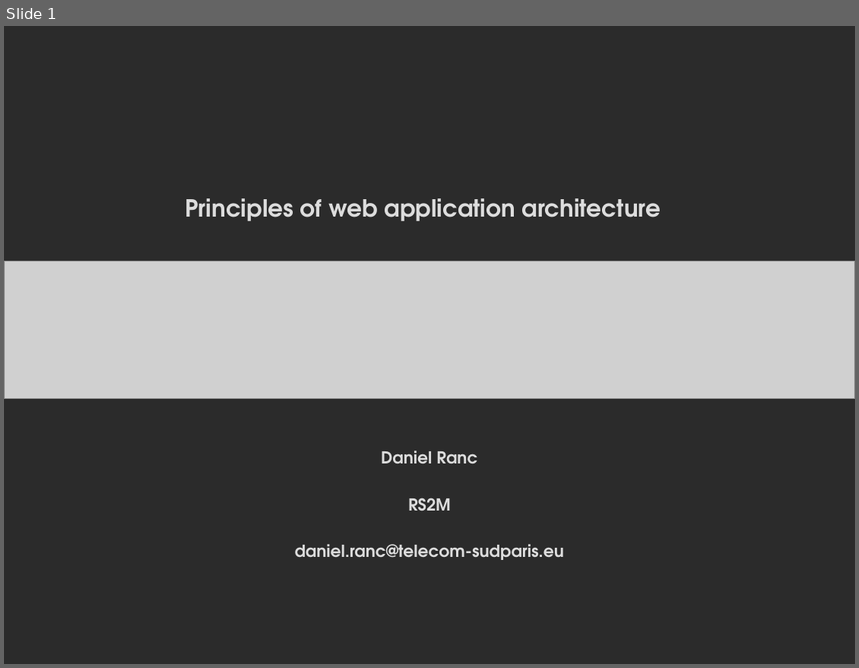
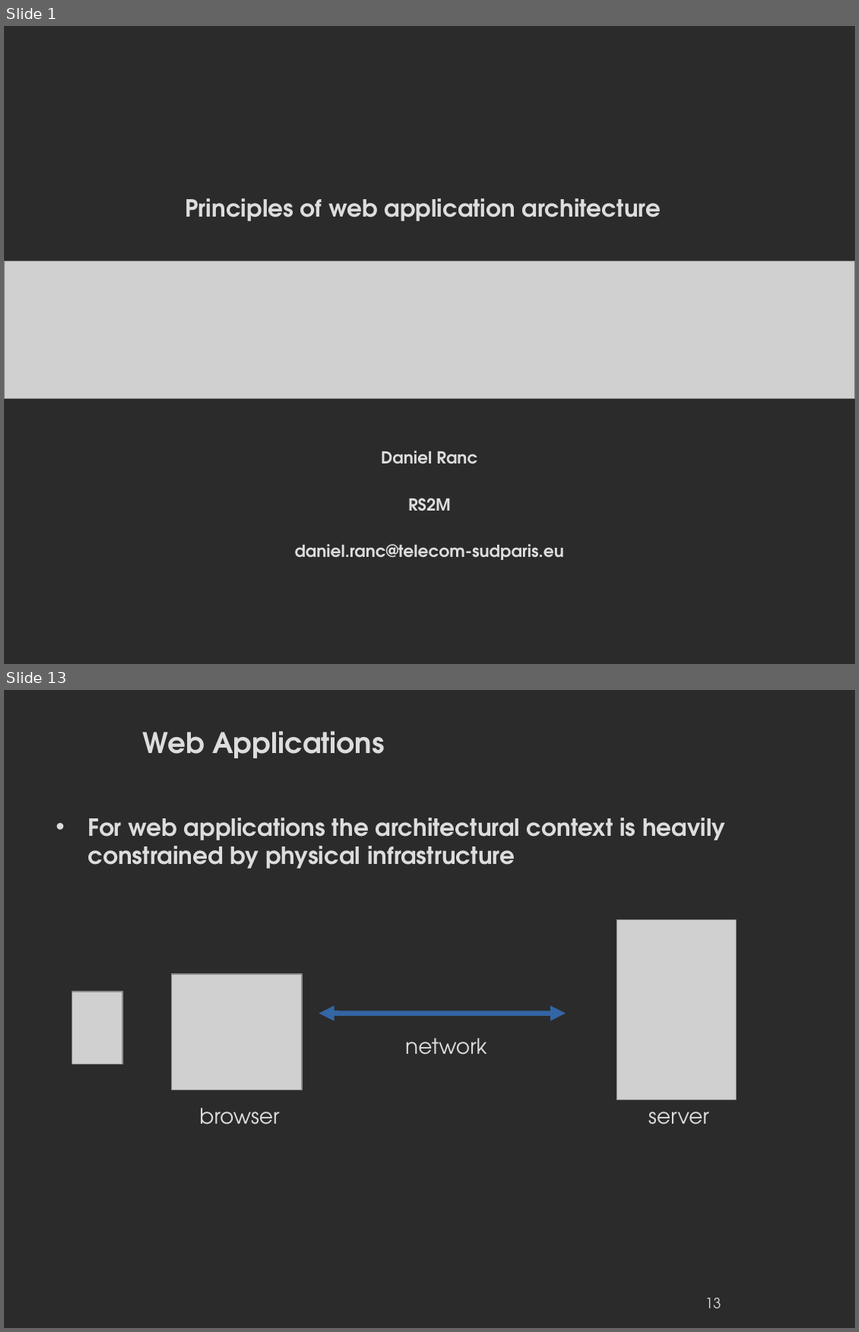
Before and after one commit to danielausparis/arch, a slide deck: archi-web.odp. Shown one above the other, each under a label of ours: slide 1 before the commit, slides 1 and 13 after it; the slides between them are not shown. The pictures are 859x668 and 859x1332 pixels, drawn with LibreOffice and Linux fonts; fonts in the diff are those of the drawing; grey boxes stand for pictures; background and template pictures are left out; a plain dark background stands for a picture behind light text. Boxes give left, top, right and bottom in pixels: in the first picture for what was removed or moved away, otherwise in the second. Text is boxed around its words. In the diff, an @@ line names an element or a change of style, - is before the commit and + after.

```diff
--- a/archi-web.odp
+++ b/archi-web.odp
@@ slide 13 added at box(4, 690, 855, 1328), background picture (left out) @@
@@ title added at box(143, 731, 384, 758), 24 pt, text #DDDDDD, bold @@
+Web Applications
@@ text added at box(88, 818, 726, 869), 20 pt, text #DDDDDD, bold @@
+• For web applications the architectural context is heavily constrained by physical infrastructure
@@ picture added at box(617, 920, 736, 1100) @@
@@ picture added at box(172, 974, 302, 1090) @@
@@ picture added at box(72, 991, 123, 1065) @@
@@ double arrow added from (319, 1014) to (566, 1014), #3465A4 4.31 pt @@
@@ text added at box(405, 1038, 487, 1055), 18 pt, text #DDDDDD @@
+network
@@ text added at box(199, 1108, 279, 1125), 18 pt, text #DDDDDD @@
+browser
@@ text added at box(648, 1112, 709, 1125), 18 pt, text #DDDDDD @@
+server
@@ page number added at box(705, 1298, 721, 1309), 12 pt, text #DDDDDD @@
+13
```
Also in this commit, not shown: 1 slide changed, 13 other slides added, 1 slide removed.
